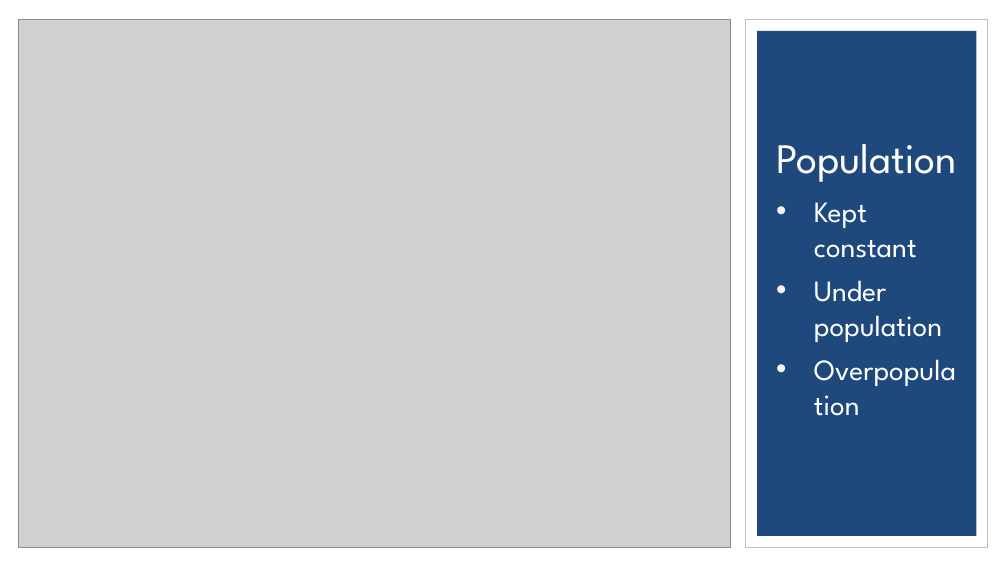
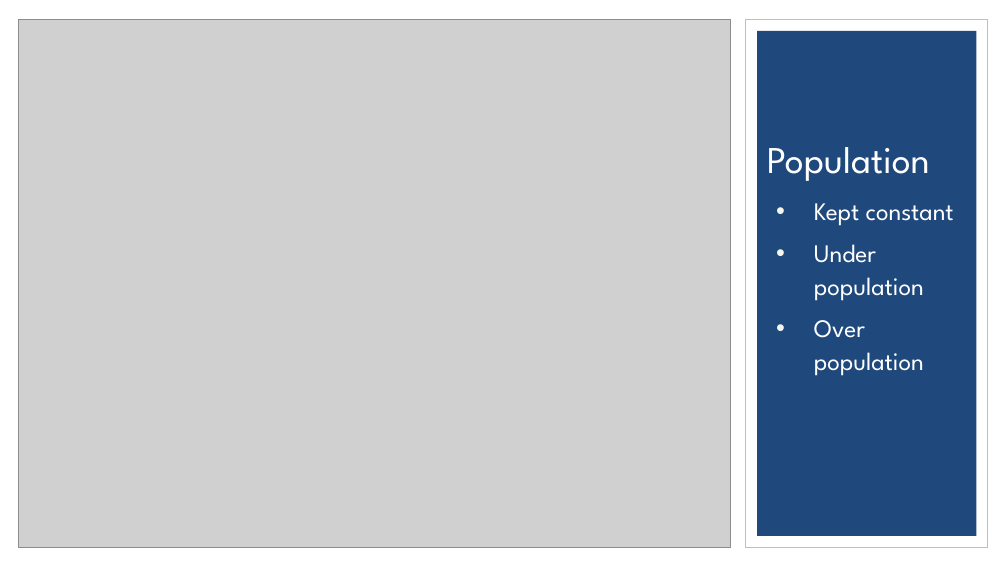
Before and after one commit to nikkipruitt/Symposium-Presentation, a slide deck: slide 7 of Eye of the Tiger - A Study of Artificial Life.pptx. Drawn at 1008x567 pixels with LibreOffice and Linux fonts; fonts in the diff are those of the drawing; grey boxes stand for pictures. Boxes give left, top, right and bottom in pixels: in the first picture for what was removed or moved away, otherwise in the second. Text is boxed around its words. In the diff, an @@ line names an element or a change of style, - is before the commit and + after.

Commit message:
Updated PowerPoint

```diff
--- a/Eye of the Tiger - A Study of Artificial Life.pptx
+++ b/Eye of the Tiger - A Study of Artificial Life.pptx
@@ title "Population": place and size @@
-title "Population" at box(776, 144, 957, 182)
+title "Population" at box(767, 147, 930, 181)
@@ title "Population" at box(767, 147, 930, 181): size 40 to 36 pt @@
@@ text at box(814, 203, 954, 301): size 28 to 24 pt in "Kept constant", "Under population"; line spacing 1 to 1.1 @@
@@ text at box(814, 320, 924, 376): text changed; size 28 to 24 pt @@
-• Overpopulation
+• Over population
```
